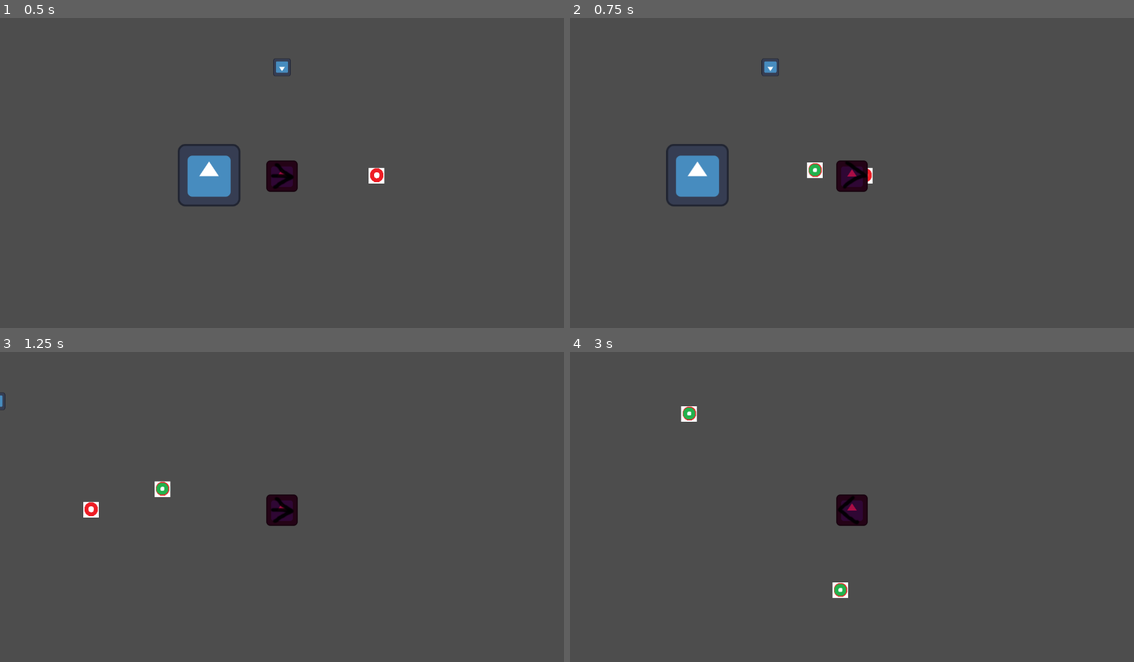
Above: before the commit, frames 1-4 (two rows, left to right).
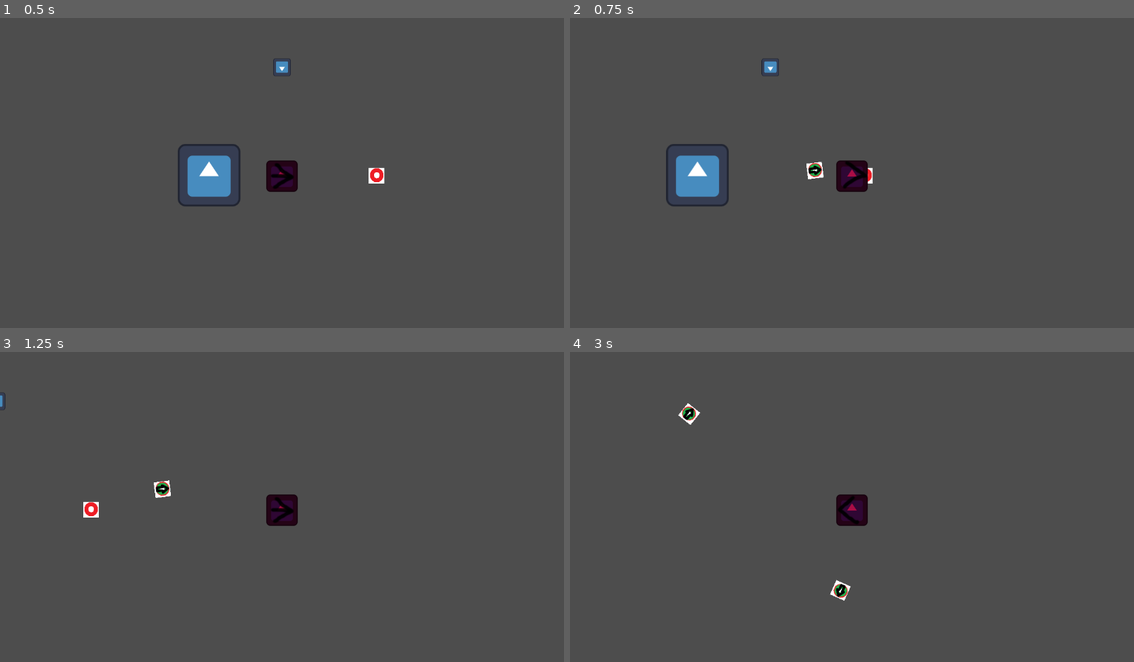
Above: after the commit, the same moments.

Repository: Tomko-Code/Relic-Seekers
Game: Godot game, scene res://src/mockup/test.tscn
Two runs of this game, one before a commit and one after it. Both use one fixed random seed, a clock stepped at 60 frames per second and the inputs below. The engine's default icon, where the game draws it, is replaced by a stand-in: a white triangle on a blue panel in a dark square.
Inputs (mouse positions are in pixels of both pictures, inside the frame that each line leads up to):
- Up to frame 1 (0.5 s): no input
- Up to frame 2 (0.75 s): tap Enter at 0.5 s; move the mouse to (976, 160) at 0.52 s; press the mouse at (976, 160) at 0.53 s; hold D (move_right) from 0.53 s (still down)
- Up to frame 3 (1.25 s): keep holding D (move_right)
- Up to frame 4 (3 s): move the mouse to (739, 525) at 1.27 s; release D (move_right) at 1.28 s; release the mouse at (739, 525) at 1.28 s; hold S (move_down) 1.28-2.03 s; click (739, 525) at 1.35 s; move the mouse to (908, 441) at 2.02 s; press the mouse at (908, 441) at 2.03 s; hold D (move_right) 2.03-2.78 s; move the mouse to (823, 572) at 2.77 s; release the mouse at (823, 572) at 2.78 s; hold W (move_up) from 2.78 s (still down); click (823, 572) at 2.85 s

Frame 1 is identical in both runs. In frame 2, less than 0.1% of the frame differs, in the area x 41-46%, y 46-53%; in frame 3, less than 0.1%; in frame 4, 0.3%, in the area x 19-50%, y 16-81%.

Commit message:
projectile rotation

Diff:
--- a/src/entities/animated_sprite_component.gd
+++ b/src/entities/animated_sprite_component.gd
@@ -30,9 +30,10 @@
 func set_animation(animation):
 	if current_animation != animation:
 		for sprite in get_children():
-			sprite.play(animation)
-			sprite.set_frame_and_progress(1,0)
-			current_animation = animation
+			if sprite is AnimatedSprite2D:
+				sprite.play(animation)
+				sprite.set_frame_and_progress(1,0)
+				current_animation = animation
 
 
 func handle_entity_animation():
@@ -56,6 +57,8 @@
 			set_animation("move_up")
 		elif _MovementComponent.get_direction().y > 0:
 			set_animation("move_down")
+	if _MovementComponent.is_rotable:
+		rotation = _MovementComponent.get_direction().angle()
 
 
 func handle_animated_sprite_with_direction():
--- a/src/entities/movement_component.gd
+++ b/src/entities/movement_component.gd
@@ -7,7 +7,7 @@
 @onready var parent: CharacterBody2D = get_parent().get_parent()
 
 var is_idle := true
-
+var is_rotable := false
 
 func _physics_process(delta):
 	pass
--- a/src/entities/projectiles/friendly_projectile.tscn
+++ b/src/entities/projectiles/friendly_projectile.tscn
@@ -1,9 +1,10 @@
-[gd_scene load_steps=6 format=3 uid="uid://dakgmo2poxul4"]
+[gd_scene load_steps=7 format=3 uid="uid://dakgmo2poxul4"]
 
 [ext_resource type="Script" path="res://src/entities/projectiles/friendly_projectile.gd" id="1_en1t6"]
 [ext_resource type="Script" path="res://src/entities/projectiles/projectile_movement_component.gd" id="1_ptuku"]
 [ext_resource type="Texture2D" uid="uid://jgv1go4erwru" path="res://assets/art/sprites/bullet2.png" id="2_igs68"]
 [ext_resource type="Script" path="res://src/entities/hitbox_component.gd" id="3_272di"]
+[ext_resource type="Script" path="res://src/entities/animated_sprite_component.gd" id="4_nen6d"]
 
 [sub_resource type="CircleShape2D" id="CircleShape2D_85nud"]
 radius = 17.0
@@ -27,5 +28,9 @@
 [node name="Hitbox" type="CollisionShape2D" parent="Components/HitboxComponent"]
 shape = SubResource("CircleShape2D_85nud")
 
-[node name="Sprite2D" type="Sprite2D" parent="."]
+[node name="AnimatedSpriteComponent" type="Node2D" parent="Components" node_paths=PackedStringArray("_MovementComponent")]
+script = ExtResource("4_nen6d")
+_MovementComponent = NodePath("../ProjectileMovementComponent")
+
+[node name="Sprite2D" type="Sprite2D" parent="Components/AnimatedSpriteComponent"]
 texture = ExtResource("2_igs68")
--- a/src/entities/projectiles/projectile_movement_component.gd
+++ b/src/entities/projectiles/projectile_movement_component.gd
@@ -6,6 +6,7 @@
 
 func _ready():
 	is_idle = false
+	is_rotable = true
 	set_physics_process(false)
 	pass
 
Binary file changed: assets/art/sprites/bullet2.png
